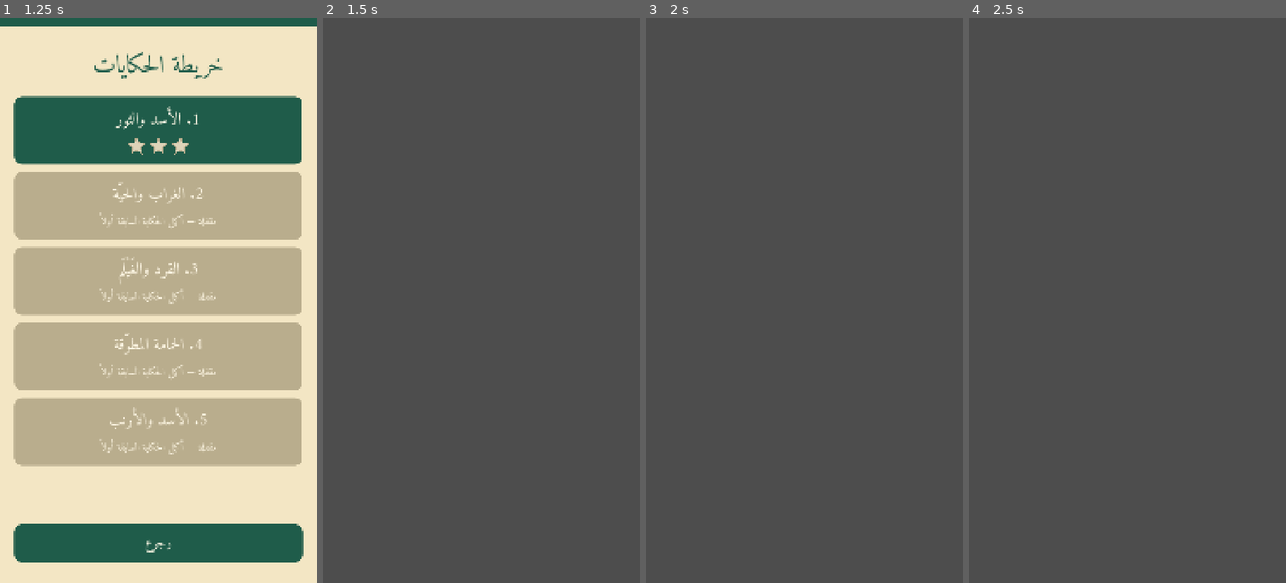
Above: before the commit, frames 1-4 (left to right).
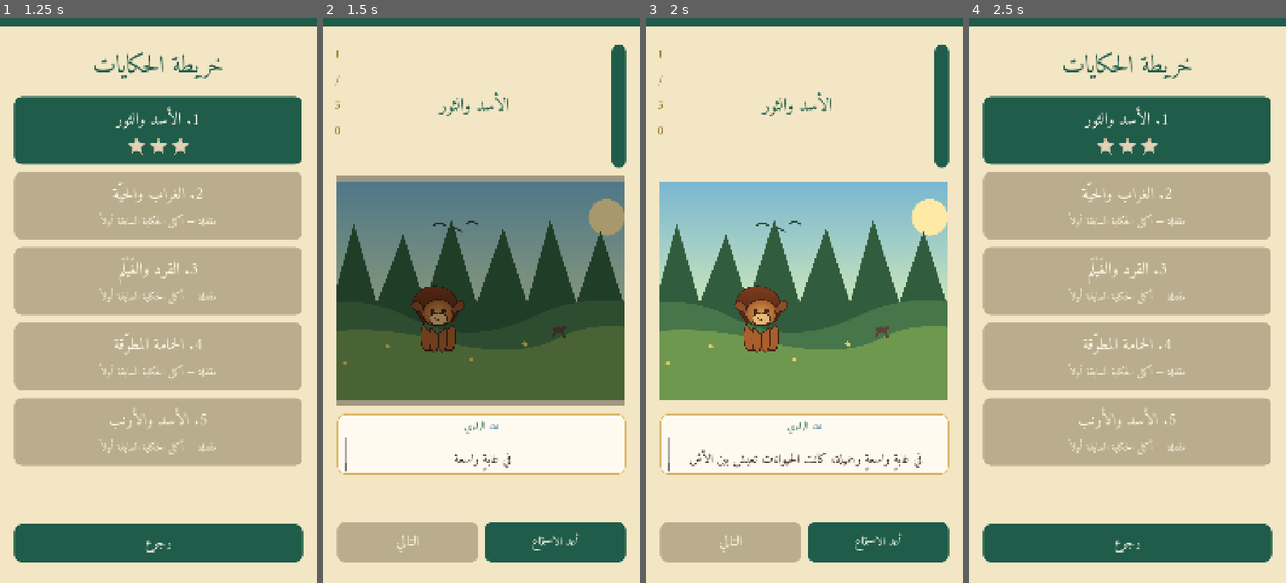
Above: after the commit, the same moments.

Repository: bdssmdkacem-dot/Kalila-Dimna
Game: Godot game, scene res://scenes/main_menu.tscn
Two runs of this game, one before a commit and one after it. Both use one fixed random seed, a clock stepped at 60 frames per second and the inputs below.
Inputs (mouse positions are in pixels of both pictures, inside the frame that each line leads up to):
- Up to frame 1 (1.25 s): click "ابدأ الحكايات" at 0.5 s
- Up to frame 2 (1.5 s): click (481, 131) at 1.25 s
- Up to frame 3 (2 s): no input
- Up to frame 4 (2.5 s): click (1263, 108) at 2 s, where only the run after the commit has a clickable "رجوع"

Frame 1 is identical in both runs. In frame 2, 100% of the frame differs, in the area x 0-100%, y 0-100%; in frame 3, 100%; in frame 4, 100%.
Error before the commit: Parse Error: Too many arguments for "show_segment()" call. Expected at most 2 but received 3. (res://scenes/story_player.gd:171)

Commit message:
refactor(story): drive 2D staging from scene data

Diff:
--- a/ui/animal_stage_2d.gd
+++ b/ui/animal_stage_2d.gd
@@ -21,6 +21,7 @@
 var segment_time := 0.0
 var segment_duration := 3.0
 var shot := "wide"
+var scene_data: Dictionary = {}
 var base_world_scale := 1.0
 var target_world_scale := 1.0
 var target_world_position := Vector2.ZERO
@@ -109,11 +110,12 @@
 	actor_targets[id] = position
 	return sprite
 
-func show_segment(story_id: String, segment_index: int) -> void:
+func show_segment(story_id: String, segment_index: int, data: Dictionary = {}) -> void:
 	active_story_id = story_id
 	active_segment_index = segment_index
+	scene_data = data
 	segment_time = 0.0
-	shot = _shot_for_segment(story_id, segment_index)
+	shot = String(data.get("shot", _shot_for_segment(story_id, segment_index)))
 
 	if transition_fade:
 		transition_fade.color.a = 1.0
@@ -122,7 +124,7 @@
 	if story_id != "lion_bull":
 		return
 
-	var place := _place_for_segment(segment_index)
+	var place := String(scene_data.get("place", _place_for_segment(segment_index)))
 	forest_background.visible = place == "forest"
 	background.visible = place != "forest"
 
@@ -170,51 +172,61 @@
 	if lion == null or bull == null:
 		return
 
-	lion.visible = true
+	lion.visible = false
 	bull.visible = false
-	lion.position = Vector2(390, 505)
-	bull.position = Vector2(820, 505)
+	lion.position = Vector2(420, 505)
+	bull.position = Vector2(930, 515)
 	lion.rotation = 0.0
 	bull.rotation = 0.0
 
+	var actors_data: Array = scene_data.get("actors", [])
+	for actor_id in actors_data:
+		if actor_id == "lion":
+			lion.visible = true
+		if actor_id == "bull":
+			bull.visible = true
+
+	# Bull's meadow/water scenes are deliberately positioned toward the river.
+	# Later conversation scenes use a wide two-shot, never a cropped bull.
+	if bull.visible:
+		bull.position = Vector2(930, 515)
+	if lion.visible:
+		lion.position = Vector2(420, 505)
+
 	match segment_index:
-		0, 1, 2, 7, 8, 9, 10:
-			bull.visible = false
-			lion.position = Vector2(470, 505) if segment_index >= 7 else Vector2(390, 505)
-		3, 4, 5, 6:
-			lion.visible = false
-			bull.visible = true
-			bull.position = Vector2(805, 515)
+		7, 8, 9, 10:
+			if lion.visible:
+				lion.position = Vector2(470, 505)
 		11, 12, 13, 14, 15, 16:
-			lion.visible = true
-			bull.visible = true
-			lion.position = Vector2(360, 505)
-			bull.position = Vector2(840, 515)
+			if lion.visible:
+				lion.position = Vector2(365, 505)
+			if bull.visible:
+				bull.position = Vector2(930, 515)
 		17, 18, 19:
-			lion.visible = true
-			bull.visible = true
-			lion.position = Vector2(350, 505)
-			bull.position = Vector2(850, 515)
+			if lion.visible:
+				lion.position = Vector2(350, 505)
+			if bull.visible:
+				bull.position = Vector2(850, 515)
 		20, 21, 22:
-			lion.visible = true
-			bull.visible = true
-			lion.position = Vector2(405, 505)
-			bull.position = Vector2(795, 515)
+			if lion.visible:
+				lion.position = Vector2(405, 505)
+			if bull.visible:
+				bull.position = Vector2(795, 515)
 		23, 24, 25:
-			lion.visible = true
-			bull.visible = true
-			lion.position = Vector2(320, 510)
-			bull.position = Vector2(880, 515)
+			if lion.visible:
+				lion.position = Vector2(320, 510)
+			if bull.visible:
+				bull.position = Vector2(880, 515)
 		26:
-			lion.visible = true
-			bull.visible = true
-			lion.position = Vector2(340, 505)
-			bull.position = Vector2(860, 515)
+			if lion.visible:
+				lion.position = Vector2(340, 505)
+			if bull.visible:
+				bull.position = Vector2(860, 515)
 		27, 28, 29:
-			lion.visible = true
-			bull.visible = true
-			lion.position = Vector2(400, 505)
-			bull.position = Vector2(800, 515)
+			if lion.visible:
+				lion.position = Vector2(400, 505)
+			if bull.visible:
+				bull.position = Vector2(800, 515)
 
 	actor_targets["lion"] = lion.position
 	actor_targets["bull"] = bull.position
